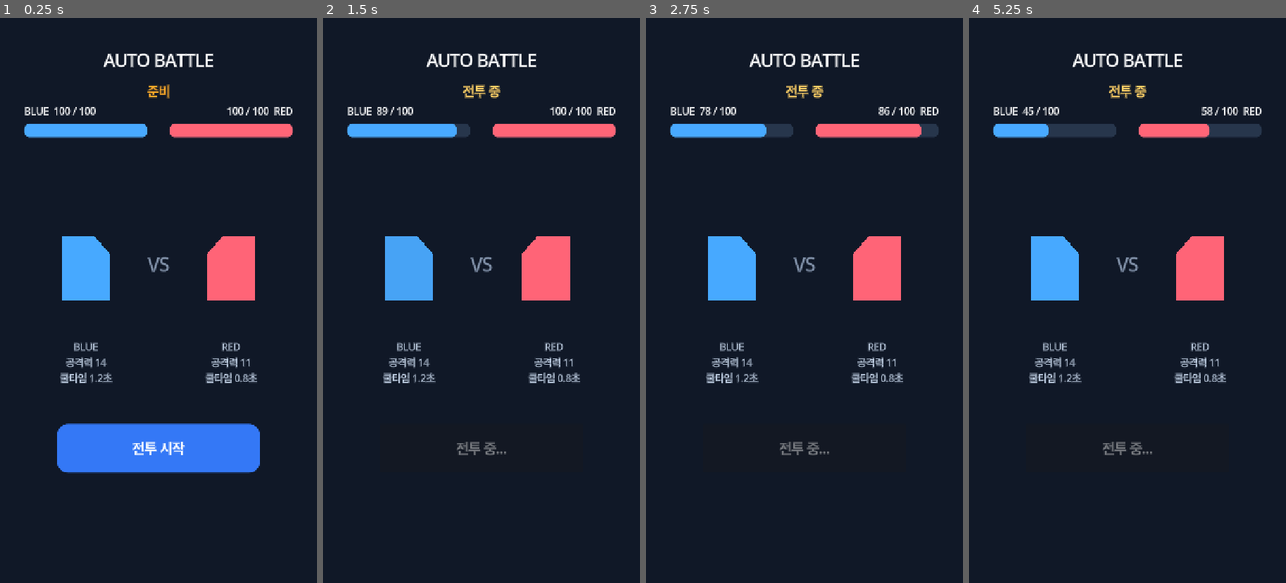
Above: before the commit, frames 1-4 (left to right).
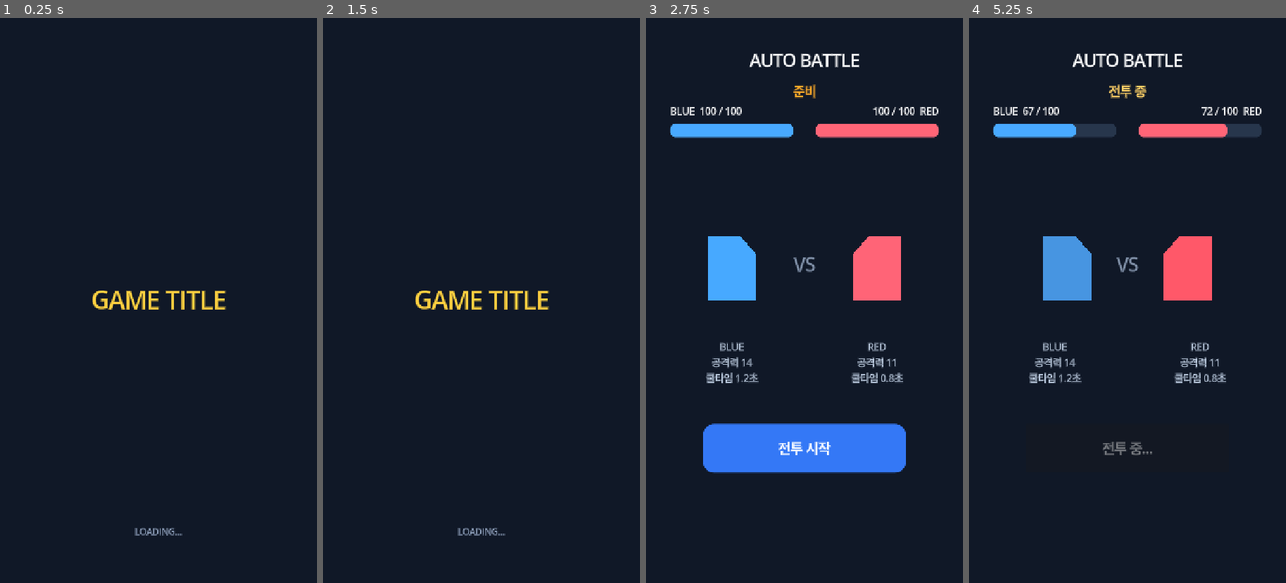
Above: after the commit, the same moments.

Repository: rnntnp/puzrpg
Game: Godot game, scene res://scenes/loading.tscn
Same seed, same stepped clock (60 frames per second), same inputs: the game is played once before the commit and once after it. Before the commit the project starts from res://scenes/main.tscn.
Inputs (mouse positions are in pixels of both pictures, inside the frame that each line leads up to):
- Up to frame 1 (0.25 s): no input
- Up to frame 2 (1.5 s): click (481, 447) at 0.5 s, where only the run before the commit has a clickable "전투 시작"; tap Enter at 1.25 s
- Up to frame 3 (2.75 s): click (804, 486) at 2 s, where only the run after the commit has a clickable "게임 시작"
- Up to frame 4 (5.25 s): click (1127, 447) at 2.75 s, where only the run after the commit has a clickable "전투 시작"; tap Space at 3.5 s; tap Enter at 5 s

The runs differ from the first frame. In frame 1, 13% of the frame differs, in the area x 7-93%, y 6-92%; in frame 2, 8.0%; in frame 3, 6.4%; in frame 4, 3.4%.

Commit message:
title and level selecet

Diff:
--- a/project.godot
+++ b/project.godot
@@ -11,7 +11,7 @@
 [application]
 
 config/name="puzrpg"
-run/main_scene="res://scenes/main.tscn"
+run/main_scene="res://scenes/loading.tscn"
 config/features=PackedStringArray("4.7", "Mobile")
 config/icon="res://icon.svg"
 
--- /dev/null
+++ b/scenes/level_select.tscn
@@ -0,0 +1,149 @@
+[gd_scene load_steps=6 format=3]
+
+[ext_resource type="Script" path="res://scripts/level_select.gd" id="1_level"]
+
+[sub_resource type="StyleBoxFlat" id="ImagePanel"]
+bg_color = Color(0.18, 0.25, 0.34, 1)
+border_width_left = 8
+border_width_top = 8
+border_width_right = 8
+border_width_bottom = 8
+border_color = Color(0.055, 0.075, 0.11, 1)
+corner_radius_top_left = 28
+corner_radius_top_right = 28
+corner_radius_bottom_right = 28
+corner_radius_bottom_left = 28
+
+[sub_resource type="StyleBoxFlat" id="ButtonNormal"]
+bg_color = Color(1, 0.78, 0.08, 1)
+border_width_left = 6
+border_width_top = 6
+border_width_right = 6
+border_width_bottom = 6
+border_color = Color(0.12, 0.1, 0.08, 1)
+corner_radius_top_left = 18
+corner_radius_top_right = 18
+corner_radius_bottom_right = 18
+corner_radius_bottom_left = 18
+
+[sub_resource type="StyleBoxFlat" id="ButtonHover"]
+bg_color = Color(1, 0.86, 0.18, 1)
+border_width_left = 6
+border_width_top = 6
+border_width_right = 6
+border_width_bottom = 6
+border_color = Color(0.12, 0.1, 0.08, 1)
+corner_radius_top_left = 18
+corner_radius_top_right = 18
+corner_radius_bottom_right = 18
+corner_radius_bottom_left = 18
+
+[sub_resource type="StyleBoxFlat" id="ButtonPressed"]
+bg_color = Color(0.9, 0.57, 0.04, 1)
+border_width_left = 6
+border_width_top = 8
+border_width_right = 6
+border_width_bottom = 4
+border_color = Color(0.12, 0.1, 0.08, 1)
+corner_radius_top_left = 18
+corner_radius_top_right = 18
+corner_radius_bottom_right = 18
+corner_radius_bottom_left = 18
+
+[node name="LevelSelect" type="Control"]
+layout_mode = 3
+anchors_preset = 15
+anchor_right = 1.0
+anchor_bottom = 1.0
+grow_horizontal = 2
+grow_vertical = 2
+script = ExtResource("1_level")
+
+[node name="Background" type="ColorRect" parent="."]
+layout_mode = 1
+anchors_preset = 15
+anchor_right = 1.0
+anchor_bottom = 1.0
+grow_horizontal = 2
+grow_vertical = 2
+color = Color(1, 0.43, 0.035, 1)
+mouse_filter = 2
+
+[node name="TopBar" type="ColorRect" parent="."]
+layout_mode = 1
+anchors_preset = 10
+anchor_right = 1.0
+offset_bottom = 120.0
+grow_horizontal = 2
+color = Color(0.1, 0.14, 0.22, 1)
+mouse_filter = 2
+
+[node name="TopBarTitle" type="Label" parent="."]
+layout_mode = 0
+offset_left = 32.0
+offset_top = 30.0
+offset_right = 688.0
+offset_bottom = 90.0
+theme_override_colors/font_color = Color(1, 1, 1, 1)
+theme_override_font_sizes/font_size = 28
+text = "LEVEL SELECT"
+vertical_alignment = 1
+
+[node name="Content" type="Control" parent="."]
+layout_mode = 1
+anchors_preset = 15
+anchor_right = 1.0
+anchor_bottom = 1.0
+offset_top = 120.0
+grow_horizontal = 2
+grow_vertical = 2
+
+[node name="LevelName" type="Label" parent="Content"]
+layout_mode = 0
+offset_top = 105.0
+offset_right = 720.0
+offset_bottom = 185.0
+theme_override_colors/font_color = Color(1, 1, 1, 1)
+theme_override_colors/font_shadow_color = Color(0.08, 0.06, 0.04, 0.8)
+theme_override_constants/shadow_offset_x = 4
+theme_override_constants/shadow_offset_y = 5
+theme_override_font_sizes/font_size = 48
+text = "1. 훈련장"
+horizontal_alignment = 1
+vertical_alignment = 1
+
+[node name="LevelImage" type="Panel" parent="Content"]
+layout_mode = 0
+offset_left = 95.0
+offset_top = 265.0
+offset_right = 625.0
+offset_bottom = 735.0
+theme_override_styles/panel = SubResource("ImagePanel")
+
+[node name="PlaceholderText" type="Label" parent="Content/LevelImage"]
+layout_mode = 1
+anchors_preset = 15
+anchor_right = 1.0
+anchor_bottom = 1.0
+grow_horizontal = 2
+grow_vertical = 2
+theme_override_colors/font_color = Color(0.72, 0.8, 0.89, 1)
+theme_override_font_sizes/font_size = 32
+text = "LEVEL IMAGE\nPLACEHOLDER"
+horizontal_alignment = 1
+vertical_alignment = 1
+
+[node name="StartButton" type="Button" parent="Content"]
+layout_mode = 0
+offset_left = 140.0
+offset_top = 865.0
+offset_right = 580.0
+offset_bottom = 1015.0
+theme_override_colors/font_color = Color(0.08, 0.07, 0.05, 1)
+theme_override_colors/font_hover_color = Color(0.08, 0.07, 0.05, 1)
+theme_override_colors/font_pressed_color = Color(0.08, 0.07, 0.05, 1)
+theme_override_font_sizes/font_size = 40
+theme_override_styles/normal = SubResource("ButtonNormal")
+theme_override_styles/hover = SubResource("ButtonHover")
+theme_override_styles/pressed = SubResource("ButtonPressed")
+text = "게임 시작"
--- /dev/null
+++ b/scenes/loading.tscn
@@ -0,0 +1,59 @@
+[gd_scene load_steps=2 format=3]
+
+[ext_resource type="Script" path="res://scripts/loading.gd" id="1_loading"]
+
+[node name="LoadingScreen" type="Control"]
+layout_mode = 3
+anchors_preset = 15
+anchor_right = 1.0
+anchor_bottom = 1.0
+grow_horizontal = 2
+grow_vertical = 2
+script = ExtResource("1_loading")
+
+[node name="Background" type="ColorRect" parent="."]
+layout_mode = 1
+anchors_preset = 15
+anchor_right = 1.0
+anchor_bottom = 1.0
+grow_horizontal = 2
+grow_vertical = 2
+color = Color(0.063, 0.094, 0.153, 1)
+mouse_filter = 2
+
+[node name="GameTitle" type="Label" parent="."]
+layout_mode = 1
+anchors_preset = 8
+anchor_left = 0.5
+anchor_top = 0.5
+anchor_right = 0.5
+anchor_bottom = 0.5
+offset_left = -300.0
+offset_top = -60.0
+offset_right = 300.0
+offset_bottom = 60.0
+grow_horizontal = 2
+grow_vertical = 2
+theme_override_colors/font_color = Color(1, 0.82, 0.25, 1)
+theme_override_font_sizes/font_size = 54
+text = "GAME TITLE"
+horizontal_alignment = 1
+vertical_alignment = 1
+
+[node name="LoadingLabel" type="Label" parent="."]
+layout_mode = 1
+anchors_preset = 7
+anchor_left = 0.5
+anchor_top = 1.0
+anchor_right = 0.5
+anchor_bottom = 1.0
+offset_left = -150.0
+offset_top = -130.0
+offset_right = 150.0
+offset_bottom = -80.0
+grow_horizontal = 2
+grow_vertical = 0
+theme_override_colors/font_color = Color(0.58, 0.65, 0.76, 1)
+theme_override_font_sizes/font_size = 20
+text = "LOADING..."
+horizontal_alignment = 1
--- /dev/null
+++ b/scripts/level_select.gd
@@ -0,0 +1,15 @@
+class_name LevelSelect
+extends Control
+
+@export_file("*.tscn") var battle_scene_path := "res://scenes/main.tscn"
+
+@onready var start_button: Button = $Content/StartButton
+
+
+func _ready() -> void:
+	start_button.pressed.connect(_on_start_button_pressed)
+
+
+func _on_start_button_pressed() -> void:
+	start_button.disabled = true
+	get_tree().change_scene_to_file(battle_scene_path)
--- /dev/null
+++ b/scripts/loading.gd
@@ -0,0 +1,10 @@
+class_name LoadingScreen
+extends Control
+
+@export_file("*.tscn") var next_scene_path := "res://scenes/level_select.tscn"
+@export_range(0.1, 10.0, 0.1) var display_duration := 1.5
+
+
+func _ready() -> void:
+	await get_tree().create_timer(display_duration).timeout
+	get_tree().change_scene_to_file(next_scene_path)
Not shown: 1 places in resources/characters/red_fighter.tres that only renumber resources
Not shown, added: scripts/level_select.gd.uid
Not shown, added: scripts/loading.gd.uid
